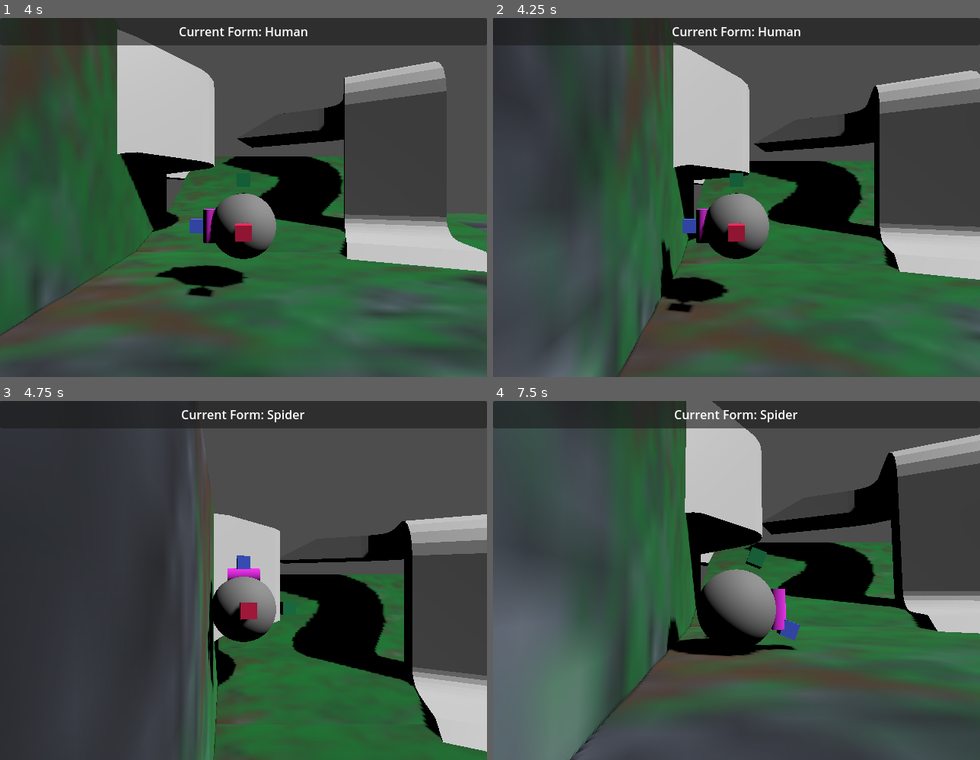
Above: before the commit, frames 1-4 (two rows, left to right).
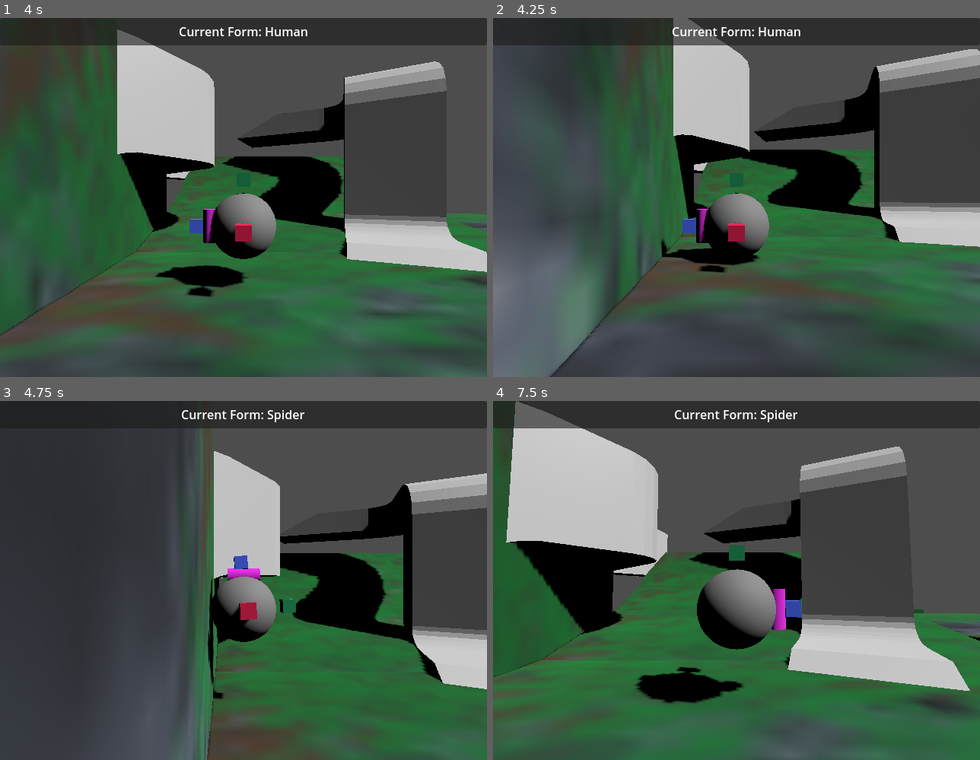
Above: after the commit, the same moments.

Repository: LettucePie/druid
Game: Godot game, scene res://playscenes/play_0.tscn
Same seed, same stepped clock (60 frames per second), same inputs: the game is played once before the commit and once after it.
Inputs:
- Up to frame 1 (4 s): tap Enter (ui_accept) at 0.5 s; hold D (move_right) 0.53-1.28 s; hold Space (jump) 0.53-1.28 s; hold S (move_down) 1.28-2.03 s; tap K (cam_down) at 1.35 s; tap Space (jump) at 1.52, 1.55, 1.82, 3.02, 3.05, 3.32 s; hold D (move_right) 2.03-2.78 s; hold Space (jump) 2.03-2.78 s; tap J (cam_left) at 2.1 s; hold W (move_up) 2.78-3.53 s; tap L (cam_right) at 2.85 s; hold A (move_left) from 3.53 s (still down); hold Space (jump) from 3.53 s (still down); tap I (cam_up) at 3.6 s
- Up to frame 2 (4.25 s): keep holding A (move_left); keep holding Space (jump)
- Up to frame 3 (4.75 s): keep holding A (move_left); release Space (jump) at 4.28 s; tap Q (form_switcher) at 4.35 s; tap Space (jump) at 4.52, 4.55 s
- Up to frame 4 (7.5 s): tap Space (jump) at 4.82, 6.02, 6.05, 6.32 s; release A (move_left) at 5.03 s; hold S (move_down) 5.03-5.78 s; hold Space (jump) 5.03-5.78 s; hold D (move_right) 5.78-6.53 s; tap K (cam_down) at 5.85 s; hold W (move_up) 6.53-7.28 s; hold Space (jump) 6.53-7.28 s; tap J (cam_left) at 6.6 s; hold D (move_right) from 7.28 s (still down); tap L (cam_right) at 7.35 s

Frame 1 is identical in both runs. In frame 2, 33% of the frame differs, in the area x 0-100%, y 0-100%; in frame 3, 19%; in frame 4, 65%.

Commit message:
added spider jump and dismount

Diff:
--- a/core/player.gd
+++ b/core/player.gd
@@ -23,6 +23,7 @@
 var form_jump = 4.5
 const MAG_PULL = 6.5
 const MAG_ANGLE = 0.85
+var floor_angle : float
 var previous_normal : Vector3 = Vector3.UP
 var current_cam : Camera3D
 @onready var edge_ray : RayCast3D = $swivel_ring/edge_ray
@@ -34,6 +35,10 @@
 enum Form {HUMAN, SPIDER, RAT, WOLF}
 var available_forms : Array = [Form.HUMAN, Form.SPIDER, Form.WOLF]
 var current_form : Form = Form.HUMAN
+
+
+## Action Variables
+var magnet_cooldown : int = 0
 
 
 func _ready():
@@ -168,7 +173,7 @@
 	## Get the Floor Angle by comparing the floor normal against Vector3.UP.
 	## Then get the cross product to find a perpindicular axis to rotate \
 	## the Orientated Input vector upon, by Floor Angle amount.
-	var floor_angle : float = Vector3.UP.angle_to(get_up_direction())
+	floor_angle = Vector3.UP.angle_to(get_up_direction())
 	var cross_vec : Vector3 = Vector3.UP.cross(get_up_direction()).normalized()
 	if cross_vec != Vector3.ZERO:
 		direction = direction.rotated(cross_vec, floor_angle)
@@ -202,7 +207,9 @@
 	else:
 		## Check if the Magnet Ray is colliding, if so pull the player to it
 		## by subtracting blended_normal from the velocity.
-		if $magnet_ray.is_colliding() and floor_angle >= MAG_ANGLE:
+		if $magnet_ray.is_colliding() \
+		and floor_angle >= MAG_ANGLE \
+		and magnet_cooldown <= 0:
 			velocity -= blended_normal * MAG_PULL
 		else:
 			if blended_normal != Vector3.UP:
@@ -222,10 +229,22 @@
 ### Action Input Block
 ###
 func action_process(delta):
-	if Input.is_action_pressed("jump") and is_on_floor():
-		if current_form == Form.HUMAN:
-#			velocity = velocity.lerp(get_up_direction() * JUMP_VELOCITY, 0.5)
+	## Process Action Cooldowns before... I guess?
+	## I'm not sure.
+	## I suppose having their status updated before actionable input \
+	## allows the player to experience the full set of frames of an action?
+	## ... Right?
+	action_cooldowns()
+
+	if Input.is_action_just_pressed("jump"):
+		if current_form == Form.HUMAN and is_on_floor():
 			velocity.y = form_jump
+		if current_form == Form.SPIDER:
+			if floor_angle >= MAG_ANGLE:
+				magnet_cooldown = 30
+				velocity = get_up_direction() * 5
+			else:
+				velocity.y = form_jump
 	if Input.is_action_just_pressed("form_switcher"):
 		if current_form == Form.HUMAN:
 			set_form_to(Form.SPIDER)
@@ -235,6 +254,12 @@
 			set_form_to(Form.HUMAN)
 
 
+
+func action_cooldowns():
+	if magnet_cooldown > 0:
+		magnet_cooldown -= 1
+
+
 func _physics_process(delta):
 	cam_process(delta)
 	movement_process(delta)
